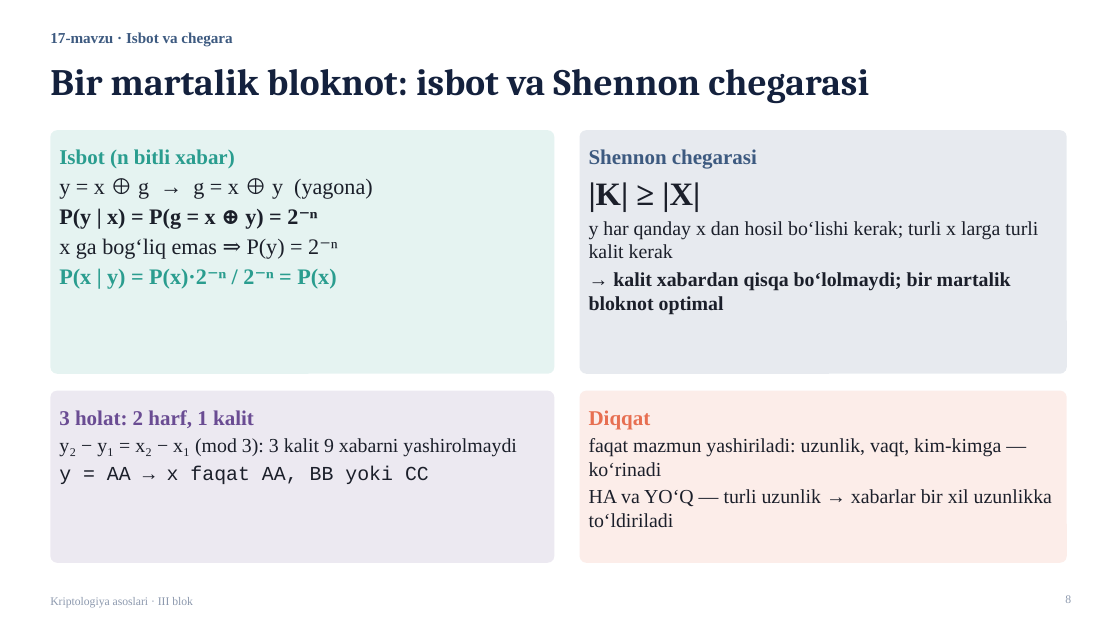
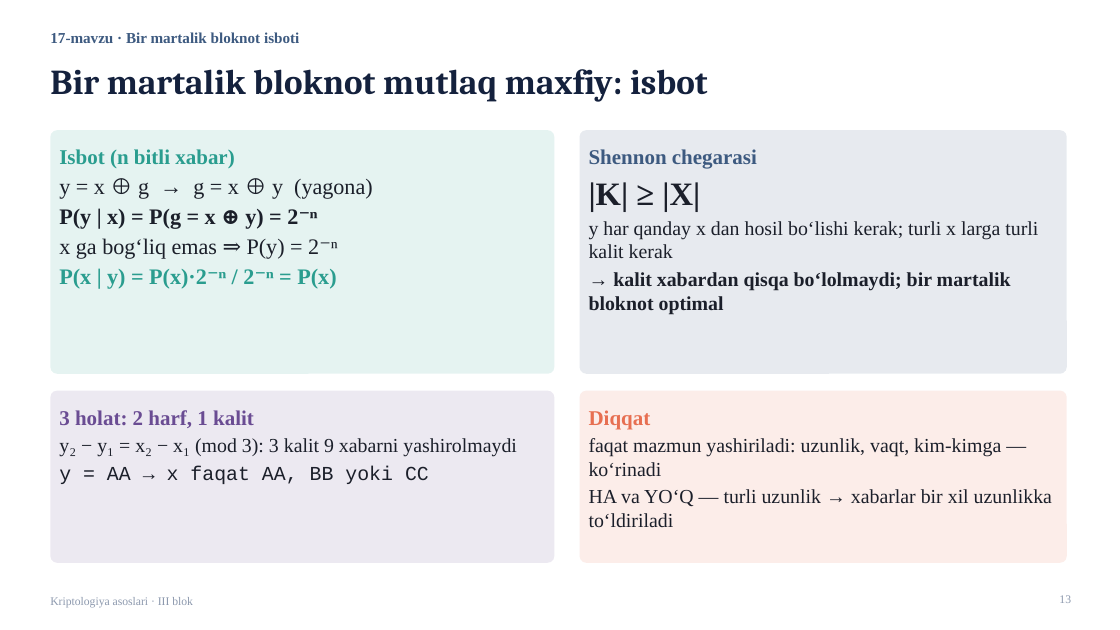
Before and after one commit to qwerty291996/Cryptology_Olympiad, a slide deck: slide 13 of 2026-yil tayyorgarlik/3-blok/Kriptologiya_III_blok_taqdimot.pptx (slide 8 before the commit). Drawn at 1120x630 pixels with LibreOffice and Linux fonts; fonts in the diff are those of the drawing. Boxes give left, top, right and bottom in pixels: in the first picture for what was removed or moved away, otherwise in the second. Text is boxed around its words. In the diff, an @@ line names an element or a change of style, - is before the commit and + after.

```diff
--- a/2026-yil tayyorgarlik/3-blok/Kriptologiya_III_blok_taqdimot.pptx
+++ b/2026-yil tayyorgarlik/3-blok/Kriptologiya_III_blok_taqdimot.pptx
@@ text at box(50, 32, 299, 43): text changed @@
-17-mavzu · Isbot va chegara
+17-mavzu · Bir martalik bloknot isboti
@@ title at box(50, 69, 708, 101): text changed; size 32 to 30 pt @@
-Bir martalik bloknot: isbot va Shennon chegarasi
+Bir martalik bloknot mutlaq maxfiy: isbot
@@ page number at box(1059, 595, 1071, 603): text changed @@
-8
+13
```
Also in this commit, not shown: 10 other slides changed, 35 slides added, 6 slides removed, 6 other files.
